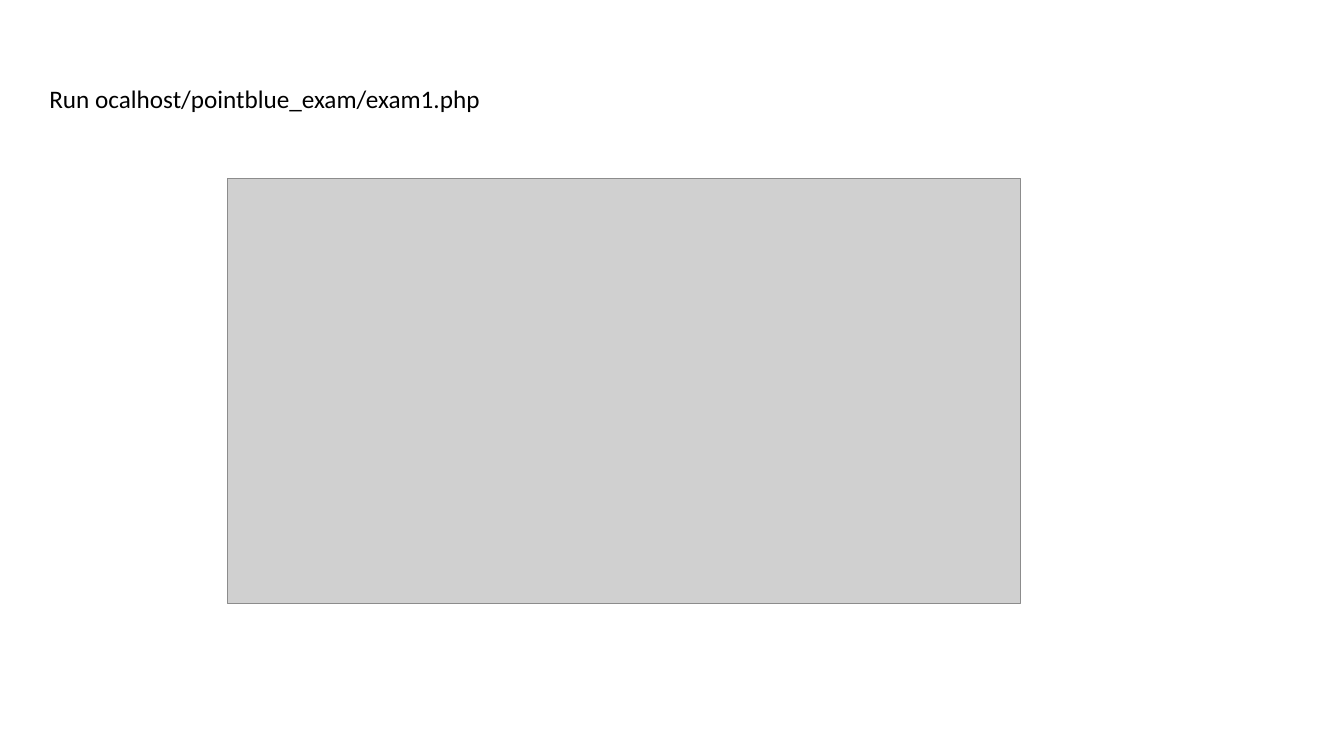
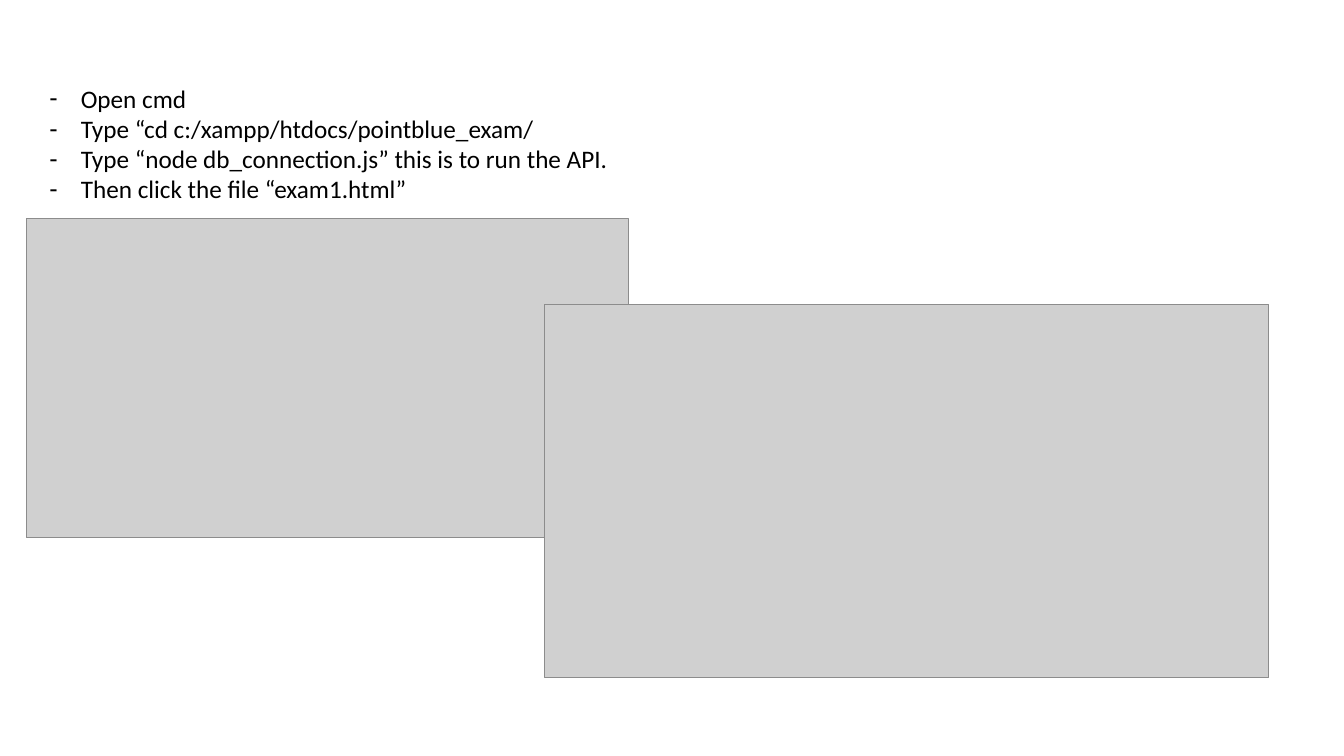
Before and after one commit to renzcabato1/pointblue_exam, a slide deck: slide 6 of readme.pptx. Drawn at 1344x756 pixels with LibreOffice and Linux fonts; fonts in the diff are those of the drawing; grey boxes stand for pictures. Boxes give left, top, right and bottom in pixels: in the first picture for what was removed or moved away, otherwise in the second. Text is boxed around its words. In the diff, an @@ line names an element or a change of style, - is before the commit and + after.

Commit message:
Node JS

```diff
--- a/readme.pptx
+++ b/readme.pptx
@@ text at <box>81,90,607,198</box>: text changed @@
-Run ocalhost/pointblue_exam/exam1.php
+– Open cmd
+– Type “cd c:/xampp/htdocs/pointblue_exam/
+– Type “node db_connection.js” this is to run the API.
+– Then click the file “exam1.html”
@@ picture removed at <box>228,178,1021,604</box> @@
@@ picture added at <box>26,218,628,537</box> @@
@@ picture added at <box>544,304,1269,679</box> @@
```
Also in this commit, not shown: 1 slide added, 8 other files.
